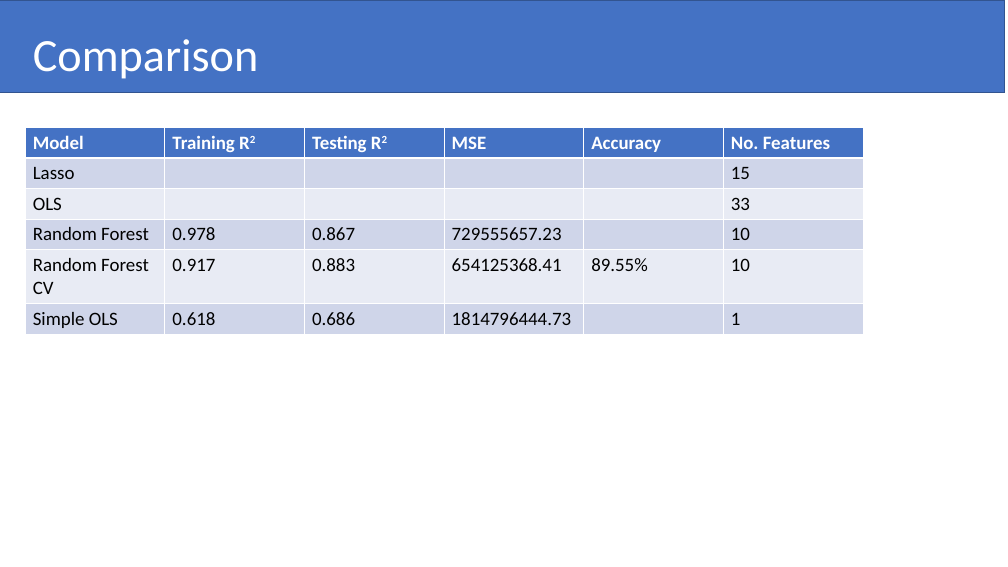
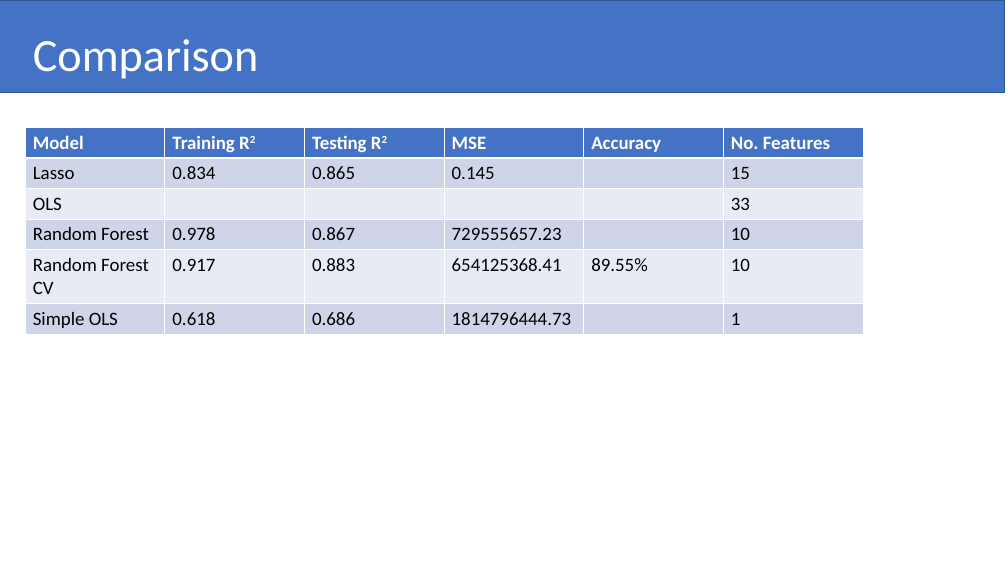
Before and after one commit to 87danielbradley/House_Prices_Advanced_Regression_Techniques, a slide deck: slide 2 of Presentation/daniel.pptx. Drawn at 1008x567 pixels with LibreOffice and Linux fonts; fonts in the diff are those of the drawing. Boxes give left, top, right and bottom in pixels: in the first picture for what was removed or moved away, otherwise in the second. Text is boxed around its words. In the diff, an @@ line names an element or a change of style, - is before the commit and + after.

```diff
--- a/Presentation/daniel.pptx
+++ b/Presentation/daniel.pptx
@@ table at (x1=25, y1=127, x2=864, y2=333) @@
-row 2: Lasso |  |  |  |  | 15
+row 2: Lasso | 0.834 | 0.865 | 0.145 |  | 15
```
Also in this commit, not shown: 29 other files.
